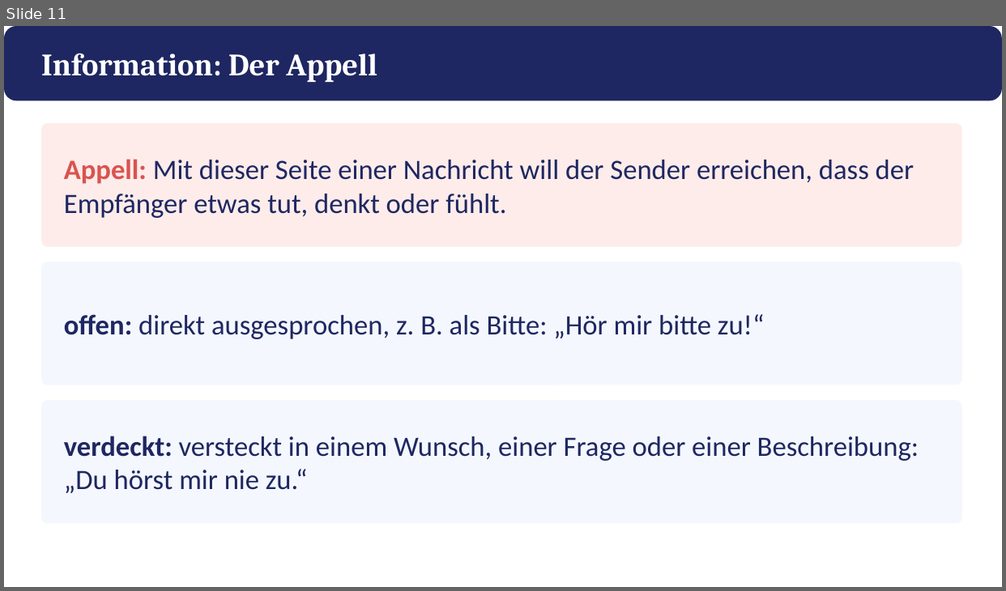
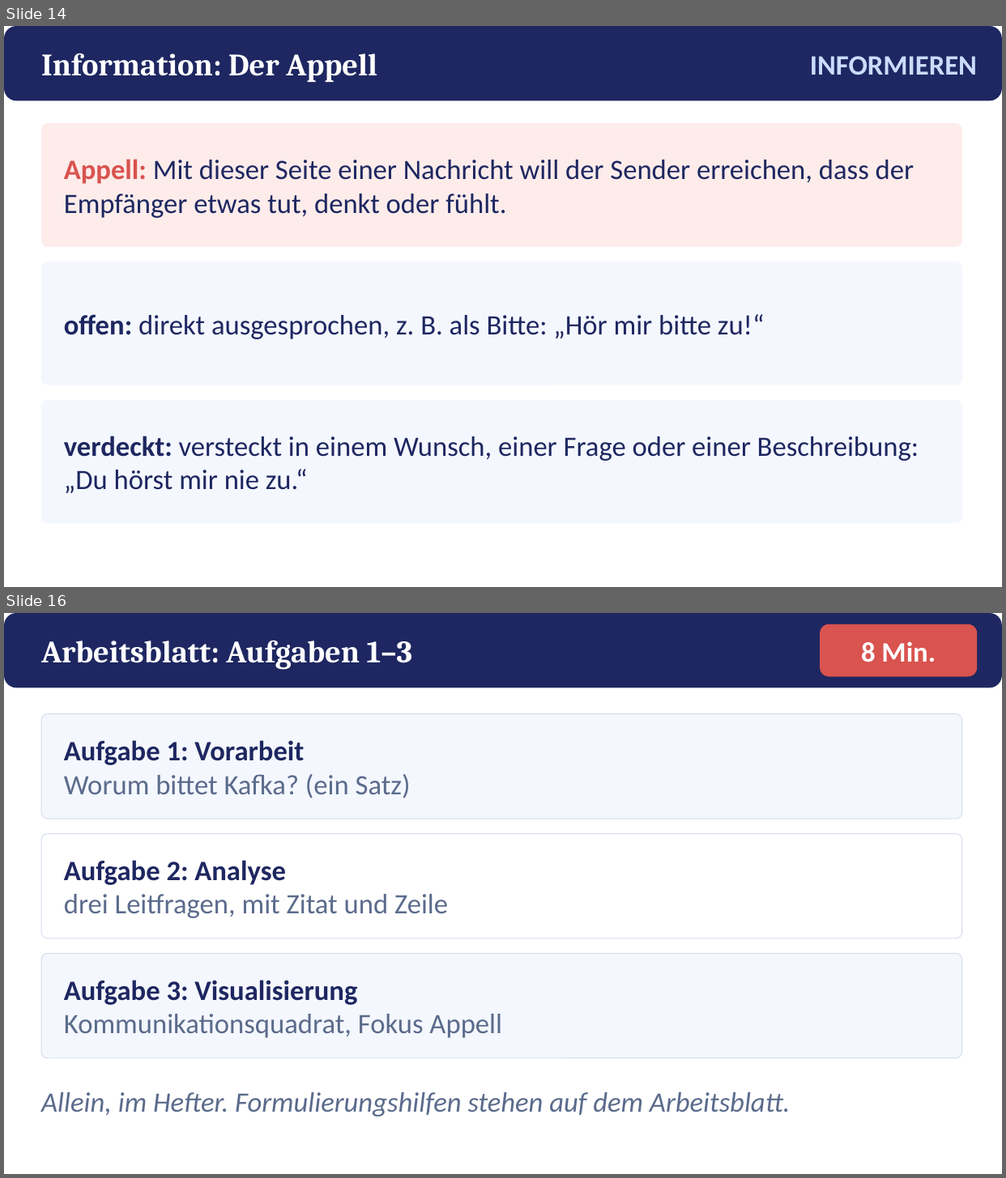
Before and after one commit to golzkonstantin-gif/Schule, a slide deck: Deutsch_11/Kafka_Appell/Praesentation_Kafkas_Appell.pptx. Shown one above the other, each under a label of ours: slide 11 before the commit, slides 14 and 16 after it; the slides between them are not shown. The pictures are 1006x591 and 1006x1178 pixels, drawn with LibreOffice and Linux fonts; fonts in the diff are those of the drawing. Boxes give left, top, right and bottom in pixels: in the first picture for what was removed or moved away, otherwise in the second. Text is boxed around its words. In the diff, an @@ line names an element or a change of style, - is before the commit and + after.

```diff
--- a/Deutsch_11/Kafka_Appell/Praesentation_Kafkas_Appell.pptx
+++ b/Deutsch_11/Kafka_Appell/Praesentation_Kafkas_Appell.pptx
@@ slide 16 added at [4, 613, 1002, 1174], background #FFFFFF @@
@@ rounded rectangle added at [4, 613, 1002, 688], fill #1E2761 @@
@@ rounded rectangle added at [820, 624, 978, 677], fill #D9534F @@
@@ text added at [41, 640, 412, 670], 30 pt, text #FFFFFF, bold @@
+Arbeitsblatt: Aufgaben 1–3
@@ text added at [861, 641, 936, 662], 27 pt, text #FFFFFF, bold @@
+8 Min.
@@ rounded rectangle added at [41, 714, 962, 819], fill #F4F7FD, outline #D5DCEC 0.75 pt @@
@@ text added at [64, 740, 411, 798], 27 pt, text #5B6B8C @@
+Aufgabe 1: Vorarbeit
+Worum bittet Kafka? (ein Satz)
@@ rounded rectangle added at [41, 834, 962, 939], fill #FFFFFF, outline #D5DCEC 0.75 pt @@
@@ text added at [64, 860, 448, 918], 27 pt, text #5B6B8C @@
+Aufgabe 2: Analyse
+drei Leitfragen, mit Zitat und Zeile
@@ rounded rectangle added at [41, 954, 962, 1059], fill #F4F7FD, outline #D5DCEC 0.75 pt @@
@@ text added at [64, 980, 502, 1038], 27 pt, text #5B6B8C @@
+Aufgabe 3: Visualisierung
+Kommunikationsquadrat, Fokus Appell
@@ text added at [41, 1093, 790, 1117], 27 pt, text #5B6B8C, italic @@
+Allein, im Hefter. Formulierungshilfen stehen auf dem Arbeitsblatt.
@@ what was slide 11 is now slide 14 @@
@@ slide 14 changed as well @@
@@ text added at [810, 56, 977, 75], 27 pt, text #CADCFC, bold @@
+INFORMIEREN
```
Also in this commit, not shown: 5 other slides changed, 11 other slides added, 10 slides removed, 17 other files.
